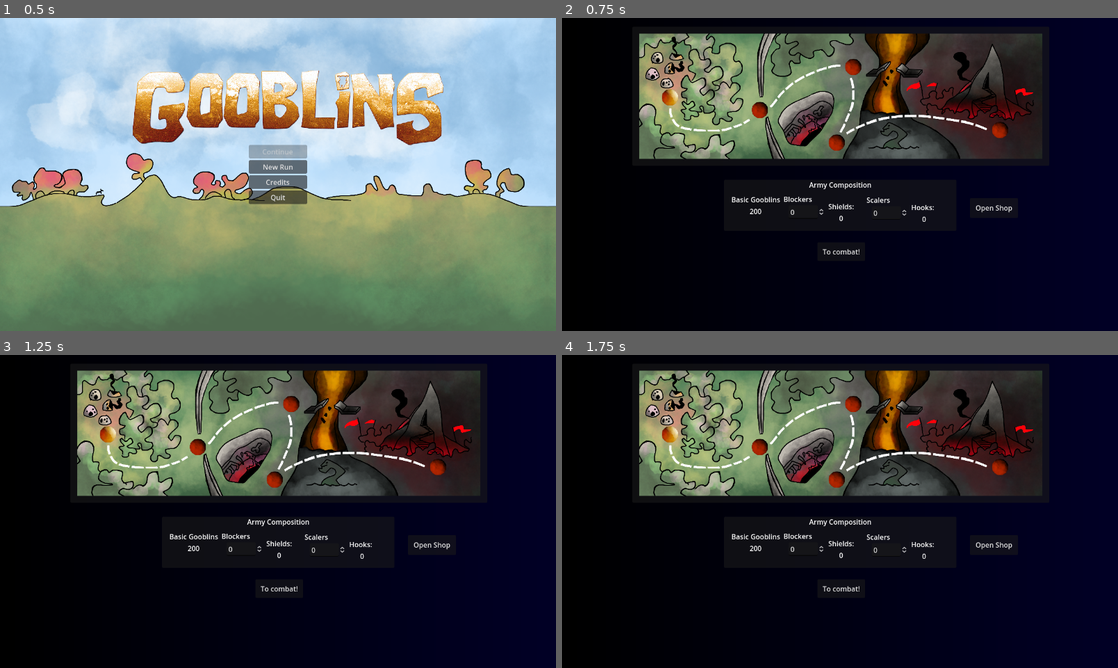
Above: before the commit, frames 1-4 (two rows, left to right).
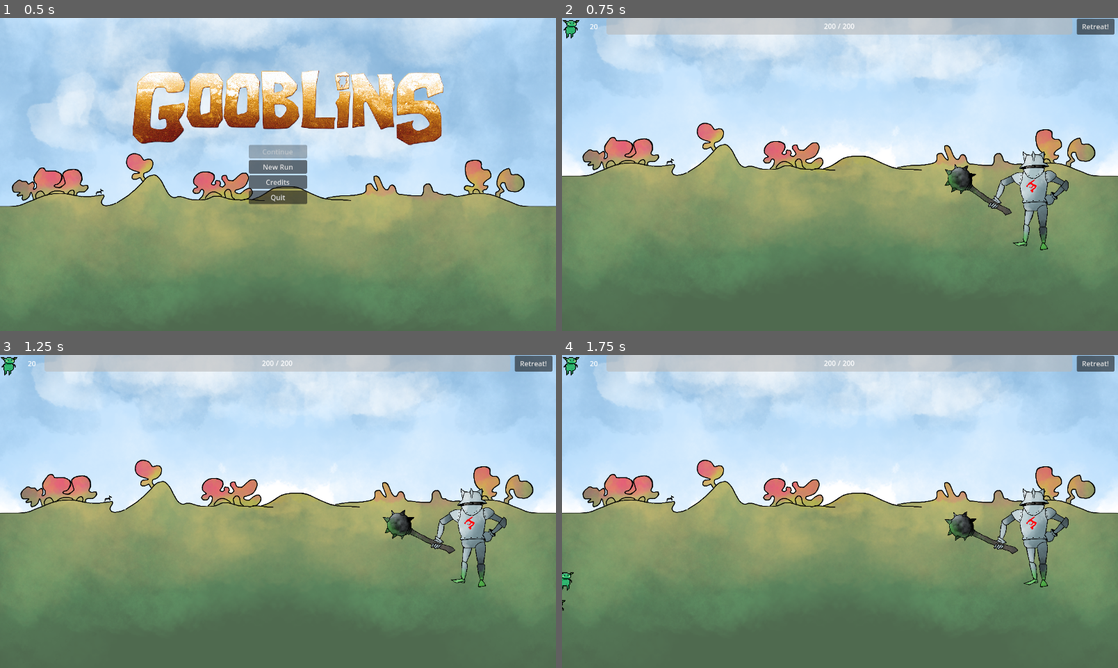
Above: after the commit, the same moments.

Repository: thecaptaincarrot/GMTK-2024-Game-Jam
Game: Godot game, scene res://main.tscn
Two runs of this game, one before a commit and one after it. Both use one fixed random seed, a clock stepped at 60 frames per second and the inputs below. The engine's default icon, where the game draws it, is replaced by a stand-in: a white triangle on a blue panel in a dark square.
Inputs (mouse positions are in pixels of both pictures, inside the frame that each line leads up to):
- Up to frame 1 (0.5 s): no input
- Up to frame 2 (0.75 s): click "New Run" at 0.5 s
- Up to frame 3 (1.25 s): no input
- Up to frame 4 (1.75 s): click (667, 433) at 1.27 s

Frame 1 is identical in both runs. In frame 2, 100% of the frame differs, in the area x 0-100%, y 0-100%; in frame 3, 100%; in frame 4, 100%.

Commit message:
Changed Gold Values

Diff:
--- a/Entities/Enemies/Knight/Knight.tscn
+++ b/Entities/Enemies/Knight/Knight.tscn
@@ -355,7 +355,7 @@
 
 [node name="Stomper" type="CollisionShape2D" parent="Beast/HitboxComponent" index="1"]
 position = Vector2(-38.4664, 99.4209)
-rotation = 0.148331
+rotation = 1.5708
 scale = Vector2(0.999987, 0.999987)
 shape = SubResource("CapsuleShape2D_q14qj")
 disabled = true
--- a/Entities/Gooblins/gooblin.gd
+++ b/Entities/Gooblins/gooblin.gd
@@ -80,6 +80,9 @@
 signal died
 
 func _ready():
+	#get stuff from gooblinupgrades
+	move_speed = GooblinUpgrades.get_gooblin_speed()
+	scaler_climb_speed = GooblinUpgrades.get_scaler_climb_speed()
 	#this timer is used to delay a jump
 	#and allow for the anticipation animation to play
 	_jump_timer.autostart = false
--- a/Globals/GooblinUpgrades.gd
+++ b/Globals/GooblinUpgrades.gd
@@ -24,24 +24,24 @@
 	return FileAccess.file_exists(save_path)
 
 #I guess we just have the one global, lol
-var levels_completed = 4
+var levels_completed = 0
 
-var gooblin_count = 200 #Total gooblins of any class
+var gooblin_count = 20 #Total gooblins of any class
 #army composition
 var basic_gooblins = 20
 var shield_gooblins = 0
 var climb_gooblins = 0
 var catapult_gooblins = 0
 
-var gold = 1000
+var gold = 0
 
 #equipment totals:
 var shields = 0
 var hooks = 0
 
 #Gooblin Upgrades
-var gooblin_attack = 10
-var gooblin_base_move_speed = 300.0
+var gooblin_attack = 1
+var gooblin_base_move_speed = 150.0
 var gooblin_move_speed_upgrade_increment = 50.0 #how much each level of upgrade increases the gooblin's speed
 var gooblin_speed_upgrade_level = 0
 
@@ -53,7 +53,7 @@
 var damage_multiplier_level = 0
 var base_damage_multiplier = 4.0
 
-var base_climb_speed = 200.0
+var base_climb_speed = 100.0
 var climb_speed_level = 0
 var climb_speed_increment = 25.0
 var shake_off_chance = 0.50 #Chance to be shaken off when an enemy attacks
--- a/Screens/Combat/combat_screen.gd
+++ b/Screens/Combat/combat_screen.gd
@@ -68,17 +68,17 @@
 					]
 
 const ENEMY_HEALTH = [200,
-					  1000,
-					  1000,
-					  1000,
-					  1000,
+					  800,
+					  2000,
+					  4000,
+					  10000,
 ]
 
-const ENEMY_REWARD = [100,
-					  1000,
-					  1000,
-					  1000,
-					  1000,
+const ENEMY_REWARD = [1000,
+					  5000,
+					  15000,
+					  25000,
+					  100000,
 					]
 
 const BACKGROUND = [ FIELD_BG,
--- a/Screens/OutOfCombat/OutOfCombat.tscn
+++ b/Screens/OutOfCombat/OutOfCombat.tscn
@@ -529,6 +529,14 @@
 stream = ExtResource("16_rh103")
 volume_db = -10.0
 
+[node name="Label2" type="Label" parent="ShopPanel"]
+layout_mode = 0
+offset_left = 28.0
+offset_top = 18.0
+offset_right = 241.0
+offset_bottom = 41.0
+text = "Hold Shift to buy 10 at once"
+
 [node name="PlanningMenus" type="Control" parent="."]
 visible = false
 layout_mode = 1
--- a/Screens/OutOfCombat/out_of_combat.gd
+++ b/Screens/OutOfCombat/out_of_combat.gd
@@ -19,6 +19,8 @@
 @export var combat_button : Button
 
 @export var music_player : AudioStreamPlayer
+
+var new_game = true
 
 var direction = -1
 
@@ -51,7 +53,11 @@
 	planning_menus.show()
 
 	map_panel.update_level_options()
-	music_player.play()
+	if new_game:
+		new_game = false
+		emit_signal("go_to_combat",0)
+	else:
+		music_player.play()
 
 
 
--- a/main.gd
+++ b/main.gd
@@ -37,8 +37,9 @@
 
 func _on_main_menu_new_game():
 	_hide_all()
+	OutOfCombatScreen.visible =true
 	OutOfCombatScreen.reset_to_default()
-	OutOfCombatScreen.visible =true
+
 
 
 func _on_main_menu_credits():
